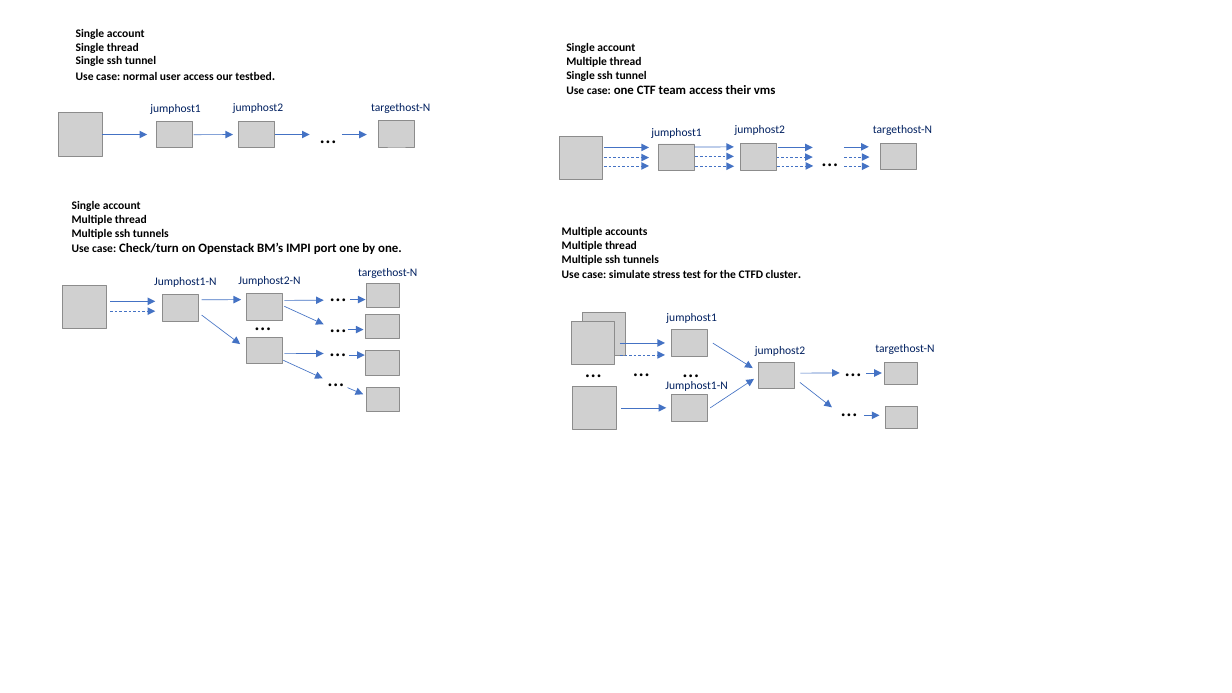
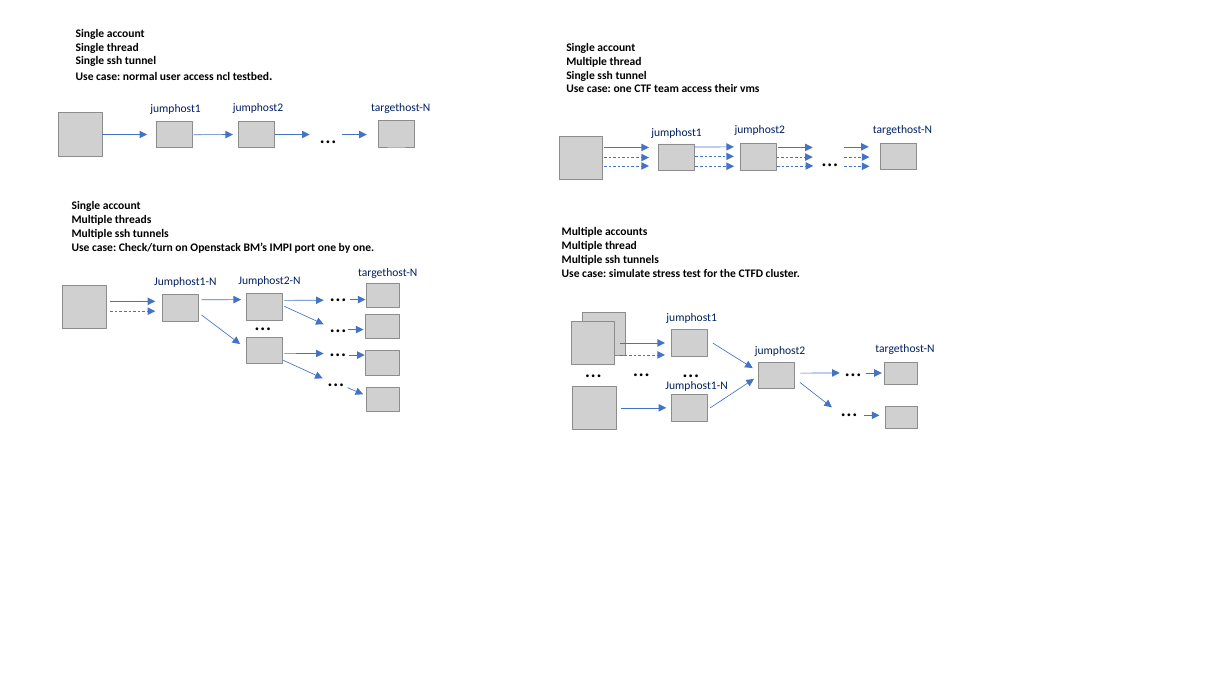
Before and after one commit to LiuYuancheng/SSH_Connect_Tools, a slide deck: slide 1 of doc/designDoc.pptx. Drawn at 1232x693 pixels with LibreOffice and Linux fonts; fonts in the diff are those of the drawing; grey boxes stand for pictures. Boxes give left, top, right and bottom in pixels: in the first picture for what was removed or moved away, otherwise in the second. Text is boxed around its words. In the diff, an @@ line names an element or a change of style, - is before the commit and + after.

```diff
--- a/doc/designDoc.pptx
+++ b/doc/designDoc.pptx
@@ text at bbox=[76, 72, 269, 80]: text changed @@
-Use case: normal user access our testbed.
+Use case: normal user access ncl testbed.
@@ text at bbox=[566, 84, 759, 92]: size 10 to 9 pt in "one CTF team access their vms" @@
@@ text at bbox=[72, 215, 152, 225]: text changed @@
-Multiple thread
+Multiple threads
@@ text at bbox=[72, 242, 374, 253]: size 10 to 9 pt in "Check/turn on Openstack BM’s IMPI port one ..." @@
```
Also in this commit, not shown: 1 other slide changed, 5 other files.
